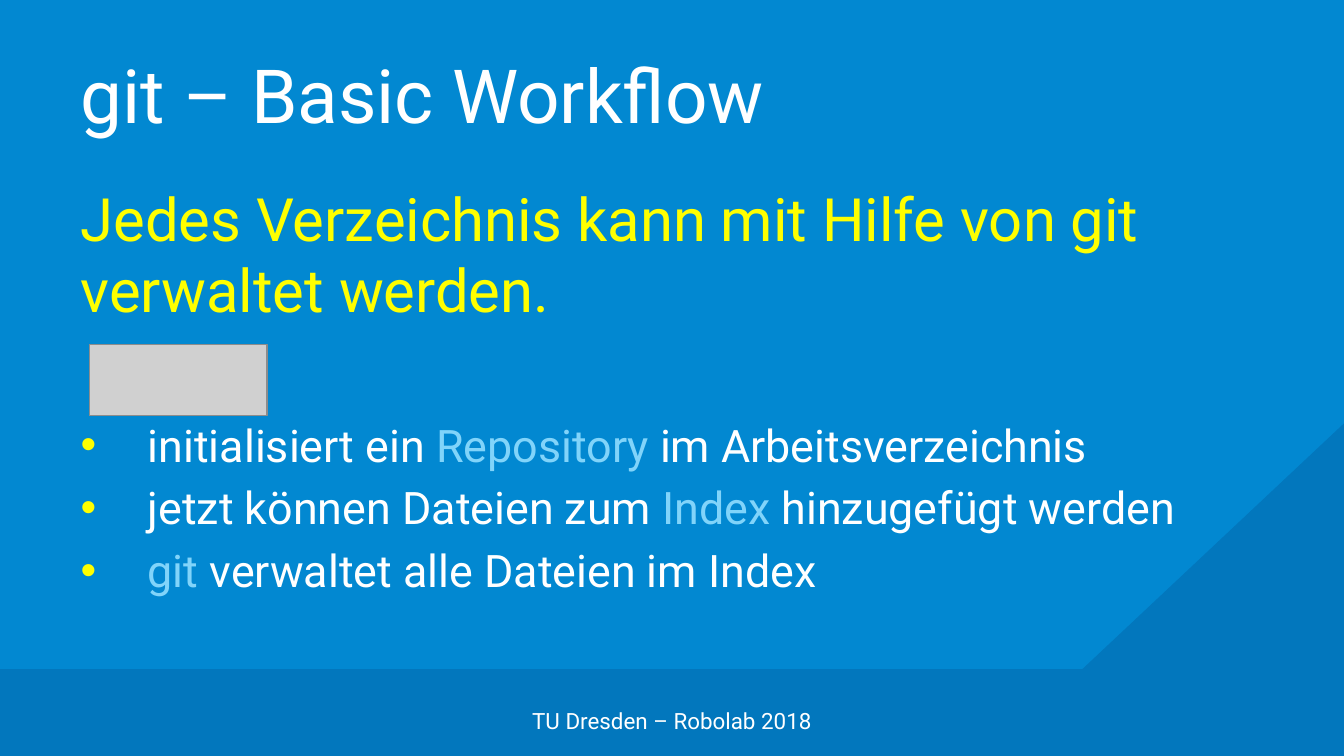
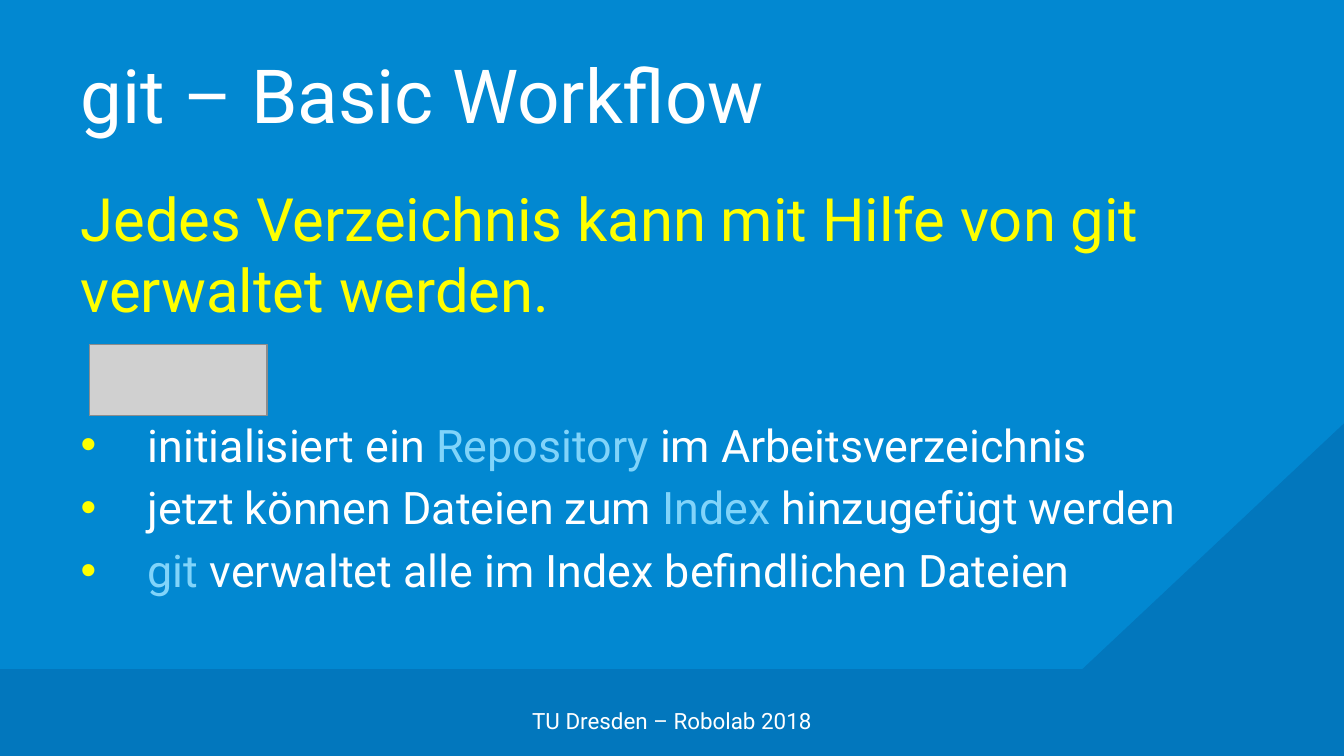
Before and after one commit to edisontrent1337/gitslides, a slide deck: slide 10 of Git.pptx. Drawn at 1344x756 pixels with LibreOffice and Linux fonts; fonts in the diff are those of the drawing; grey boxes stand for pictures; background and template pictures are left out. Boxes give left, top, right and bottom in pixels: in the first picture for what was removed or moved away, otherwise in the second. Text is boxed around its words. In the diff, an @@ line names an element or a change of style, - is before the commit and + after.

```diff
--- a/Git.pptx
+++ b/Git.pptx
@@ text at (148,553,1070,596): text changed @@
-• git verwaltet alle Dateien im Index
+• git verwaltet alle im Index befindlichen Dateien
```
Also in this commit, not shown: 8 other slides changed, 2 slides added.
